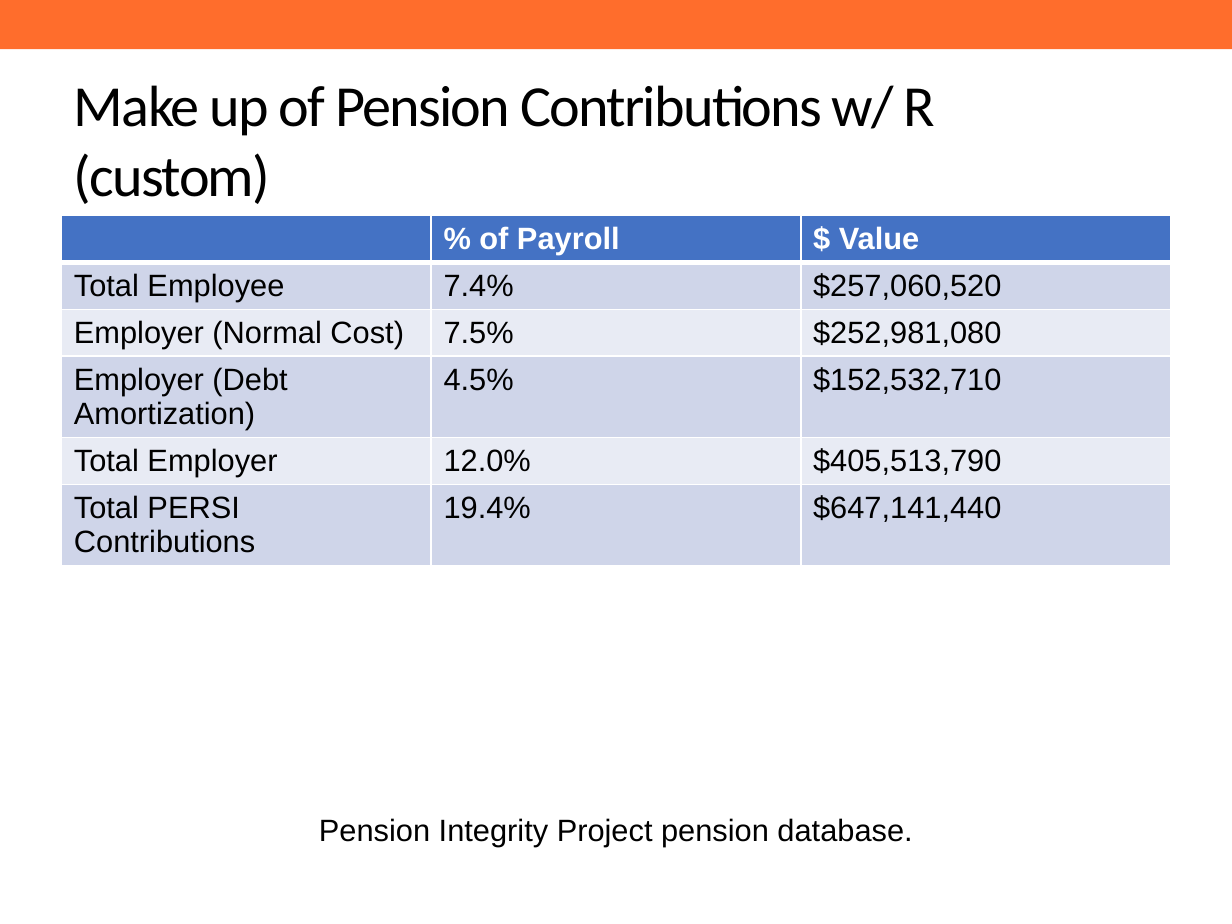
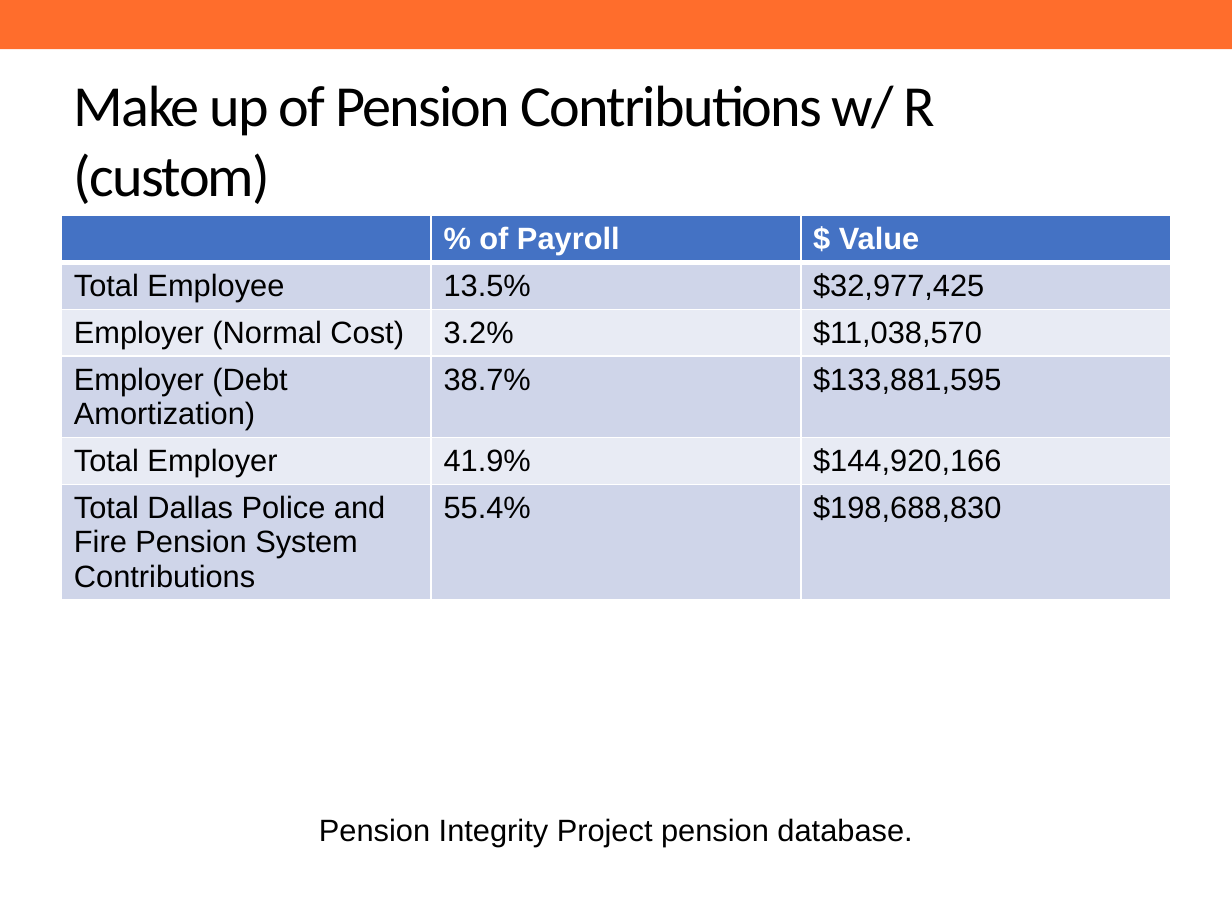
Before and after one commit to ReasonFoundation/GraphicsR, a slide deck: slide 5 of DeckUpdate/DPFPS_v1.0.pptx. Drawn at 1232x924 pixels with LibreOffice and Linux fonts; fonts in the diff are those of the drawing; background and template pictures are left out. Boxes give left, top, right and bottom in pixels: in the first picture for what was removed or moved away, otherwise in the second. Text is boxed around its words. In the diff, an @@ line names an element or a change of style, - is before the commit and + after.

```diff
--- a/DeckUpdate/DPFPS_v1.0.pptx
+++ b/DeckUpdate/DPFPS_v1.0.pptx
@@ table at (62, 216, 1170, 804) @@
-row 2, column 2: 7.4%
+row 2, column 2: 13.5%
-row 2, column 3: $257,060,520
+row 2, column 3: $32,977,425
-row 3, column 2: 7.5%
+row 3, column 2: 3.2%
-row 3, column 3: $252,981,080
+row 3, column 3: $11,038,570
-row 4, column 2: 4.5%
+row 4, column 2: 38.7%
-row 4, column 3: $152,532,710
+row 4, column 3: $133,881,595
-row 5, column 2: 12.0%
+row 5, column 2: 41.9%
-row 5, column 3: $405,513,790
+row 5, column 3: $144,920,166
-row 6: Total PERSI Contributions | 19.4% | $647,141,440
+row 6: Total Dallas Police and Fire Pension System Contributions | 55.4% | $198,688,830
```
Also in this commit, not shown: 8 other slides changed, 3 slides added, 1 slide removed, 9 other files.
